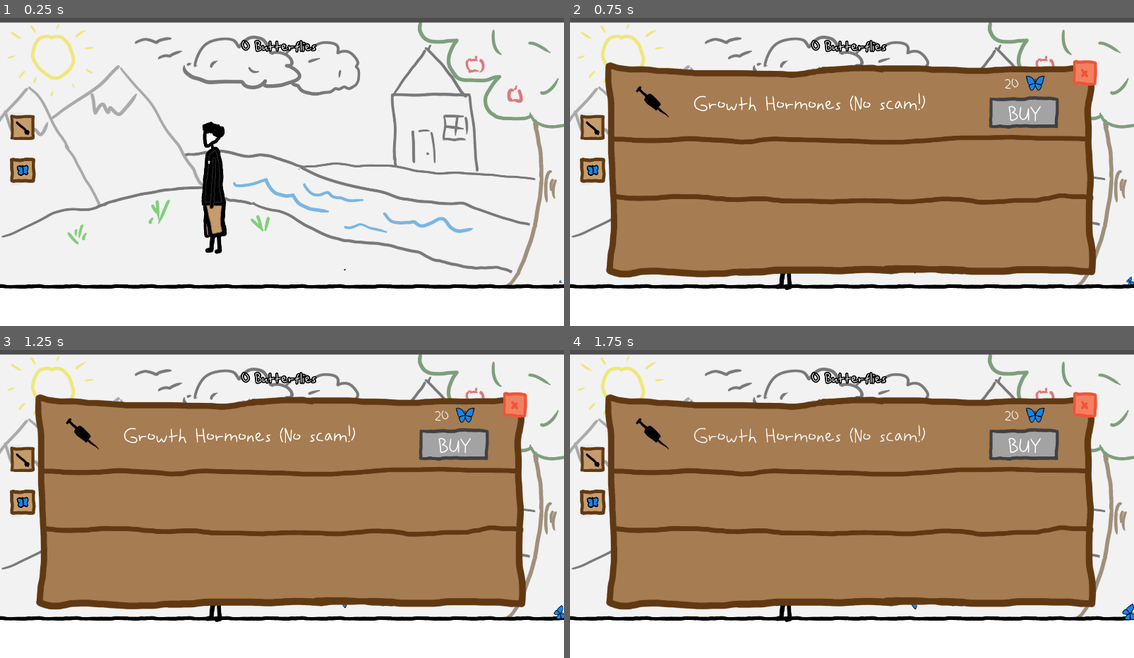
Above: before the commit, frames 1-4 (two rows, left to right).
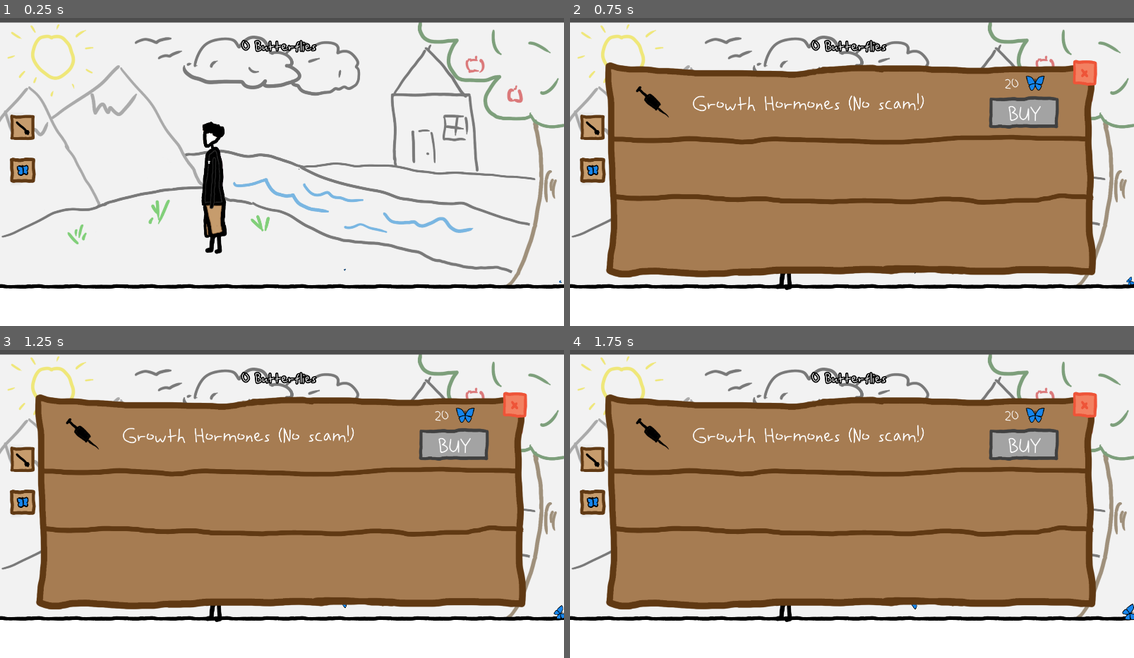
Above: after the commit, the same moments.

Repository: Wish-Granted/Godot-1st-Anniversary-Game
Game: Godot game, scene res://internal/butterflies/Scenes/game_butterfly.tscn
The game is run twice, just before and just after one commit, with the same random seed, the same clock (stepped at 60 frames per second) and the same inputs.
Inputs (mouse positions are in pixels of both pictures, inside the frame that each line leads up to):
- Up to frame 1 (0.25 s): no input
- Up to frame 2 (0.75 s): click (592, 135) at 0.5 s
- Up to frame 3 (1.25 s): no input
- Up to frame 4 (1.75 s): click (840, 433) at 1.25 s, where only the run before the commit has a clickable "Growth Hormones (No scam!)"

Frame 1 is identical in both runs. In frame 2, 0.6% of the frame differs, in the area x 21-63%, y 24-31%; in frame 3, 0.6%; in frame 4, 0.6%.

Commit message:
Add shop assets and butterfly variations
Add new shop textures and import metadata (better_drawings, shop_butterfly_chocolate_roses, chocolate_rose) and update the butterfly sprite sheet. Expand internal/butterflies/Scenes/butterfly.tscn with multiple AtlasTexture sub-resources and new SpriteFrames animations for several butterfly variations (basic, rizz, dylan, francia, etc.), and change the AnimatedSprite2D default/autoplay to use the new variation-specific animations. Update internal/butterflies/Scenes/shop.tscn to include the new textures, replace several Button/TextureButton nodes with Label/TextureRect nodes, tweak labels/text, set the Shop Butterfly panel to hidden, and apply new textures/materials. Modify internal/butterflies/Scripts/butterfly.gd to add a butterfly_variation variable and play variant-specific flapping/idle animations (e.g. "%s_flapping", "%s_idle") to support multiple butterfly types.

Diff:
--- a/internal/butterflies/Scenes/butterfly.tscn
+++ b/internal/butterflies/Scenes/butterfly.tscn
@@ -15,6 +15,54 @@
 atlas = ExtResource("1_snq70")
 region = Rect2(0, 0, 256, 256)
 
+[sub_resource type="AtlasTexture" id="AtlasTexture_8nows"]
+atlas = ExtResource("1_snq70")
+region = Rect2(0, 256, 256, 256)
+
+[sub_resource type="AtlasTexture" id="AtlasTexture_ge0ap"]
+atlas = ExtResource("1_snq70")
+region = Rect2(256, 256, 256, 256)
+
+[sub_resource type="AtlasTexture" id="AtlasTexture_egqk0"]
+atlas = ExtResource("1_snq70")
+region = Rect2(0, 256, 256, 256)
+
+[sub_resource type="AtlasTexture" id="AtlasTexture_gdasc"]
+atlas = ExtResource("1_snq70")
+region = Rect2(0, 512, 256, 256)
+
+[sub_resource type="AtlasTexture" id="AtlasTexture_tgfhe"]
+atlas = ExtResource("1_snq70")
+region = Rect2(256, 512, 256, 256)
+
+[sub_resource type="AtlasTexture" id="AtlasTexture_mnst1"]
+atlas = ExtResource("1_snq70")
+region = Rect2(0, 512, 256, 256)
+
+[sub_resource type="AtlasTexture" id="AtlasTexture_d4djh"]
+atlas = ExtResource("1_snq70")
+region = Rect2(512, 0, 256, 256)
+
+[sub_resource type="AtlasTexture" id="AtlasTexture_sb6d8"]
+atlas = ExtResource("1_snq70")
+region = Rect2(768, 0, 256, 256)
+
+[sub_resource type="AtlasTexture" id="AtlasTexture_vi683"]
+atlas = ExtResource("1_snq70")
+region = Rect2(512, 0, 256, 256)
+
+[sub_resource type="AtlasTexture" id="AtlasTexture_t00gx"]
+atlas = ExtResource("1_snq70")
+region = Rect2(512, 256, 256, 256)
+
+[sub_resource type="AtlasTexture" id="AtlasTexture_mul1g"]
+atlas = ExtResource("1_snq70")
+region = Rect2(768, 256, 256, 256)
+
+[sub_resource type="AtlasTexture" id="AtlasTexture_fqkjv"]
+atlas = ExtResource("1_snq70")
+region = Rect2(512, 256, 256, 256)
+
 [sub_resource type="SpriteFrames" id="SpriteFrames_l48ao"]
 animations = [{
 "frames": [{
@@ -25,7 +73,7 @@
 "texture": SubResource("AtlasTexture_jb300")
 }],
 "loop": true,
-"name": &"flapping",
+"name": &"basic_flapping",
 "speed": 7.0
 }, {
 "frames": [{
@@ -33,7 +81,83 @@
 "texture": SubResource("AtlasTexture_ixo6o")
 }],
 "loop": true,
-"name": &"idle",
+"name": &"basic_idle",
+"speed": 5.0
+}, {
+"frames": [{
+"duration": 1.0,
+"texture": SubResource("AtlasTexture_8nows")
+}, {
+"duration": 1.0,
+"texture": SubResource("AtlasTexture_ge0ap")
+}],
+"loop": true,
+"name": &"basic_rizz_flapping",
+"speed": 7.0
+}, {
+"frames": [{
+"duration": 1.0,
+"texture": SubResource("AtlasTexture_egqk0")
+}],
+"loop": true,
+"name": &"basic_rizz_idle",
+"speed": 5.0
+}, {
+"frames": [{
+"duration": 1.0,
+"texture": SubResource("AtlasTexture_gdasc")
+}, {
+"duration": 1.0,
+"texture": SubResource("AtlasTexture_tgfhe")
+}],
+"loop": true,
+"name": &"dylan_flapping",
+"speed": 7.0
+}, {
+"frames": [{
+"duration": 1.0,
+"texture": SubResource("AtlasTexture_mnst1")
+}],
+"loop": true,
+"name": &"dylan_idle",
+"speed": 5.0
+}, {
+"frames": [{
+"duration": 1.0,
+"texture": SubResource("AtlasTexture_d4djh")
+}, {
+"duration": 1.0,
+"texture": SubResource("AtlasTexture_sb6d8")
+}],
+"loop": true,
+"name": &"francia_flapping",
+"speed": 7.0
+}, {
+"frames": [{
+"duration": 1.0,
+"texture": SubResource("AtlasTexture_vi683")
+}],
+"loop": true,
+"name": &"francia_idle",
+"speed": 5.0
+}, {
+"frames": [{
+"duration": 1.0,
+"texture": SubResource("AtlasTexture_t00gx")
+}, {
+"duration": 1.0,
+"texture": SubResource("AtlasTexture_mul1g")
+}],
+"loop": true,
+"name": &"francia_rizz_flapping",
+"speed": 7.0
+}, {
+"frames": [{
+"duration": 1.0,
+"texture": SubResource("AtlasTexture_fqkjv")
+}],
+"loop": true,
+"name": &"francia_rizz_idle",
 "speed": 5.0
 }]
 
@@ -57,8 +181,8 @@
 
 [node name="AnimatedSprite2D" type="AnimatedSprite2D" parent="CollisionPolygon2D" unique_id=1560919267]
 sprite_frames = SubResource("SpriteFrames_l48ao")
-animation = &"flapping"
-autoplay = "idle"
+animation = &"dylan_idle"
+autoplay = "basic_idle"
 
 [node name="RayCast2D" type="RayCast2D" parent="." unique_id=1758540208]
 top_level = true
--- a/internal/butterflies/Scenes/shop.tscn
+++ b/internal/butterflies/Scenes/shop.tscn
@@ -12,6 +12,8 @@
 [ext_resource type="Shader" uid="uid://phl7m58wcigg" path="res://internal/butterflies/Assests/Grey.gdshader" id="7_ocfam"]
 [ext_resource type="Texture2D" uid="uid://sdn5oyb8p8in" path="res://internal/butterflies/Assests/Shop/close_button.png" id="10_ocfam"]
 [ext_resource type="Texture2D" uid="uid://dxdmf7clwwucx" path="res://internal/butterflies/Assests/Shop/shop_butterfly_rizz.png" id="11_ocfam"]
+[ext_resource type="Texture2D" uid="uid://fy62nb6f3wop" path="res://internal/butterflies/Assests/Shop/shop_butterfly_chocolate_roses.png" id="11_tgn1t"]
+[ext_resource type="Texture2D" uid="uid://paqvkilqbey1" path="res://internal/butterflies/Assests/Shop/better_drawings.png" id="13_gnrr2"]
 
 [sub_resource type="ShaderMaterial" id="ShaderMaterial_ebap1"]
 shader = ExtResource("2_sclc0")
@@ -44,10 +46,6 @@
 [sub_resource type="ShaderMaterial" id="ShaderMaterial_pm50p"]
 shader = ExtResource("7_ocfam")
 shader_parameter/onoff = 1.0
-
-[sub_resource type="ShaderMaterial" id="ShaderMaterial_bu4i4"]
-shader = ExtResource("2_sclc0")
-shader_parameter/onoff = 0.0
 
 [sub_resource type="LabelSettings" id="LabelSettings_ocfam"]
 line_spacing = 0.0
@@ -66,13 +64,13 @@
 shader = ExtResource("7_ocfam")
 shader_parameter/onoff = 1.0
 
+[sub_resource type="ShaderMaterial" id="ShaderMaterial_40pah"]
+shader = ExtResource("7_ocfam")
+shader_parameter/onoff = 1.0
+
 [sub_resource type="ShaderMaterial" id="ShaderMaterial_quucq"]
 shader = ExtResource("2_sclc0")
 shader_parameter/onoff = 0.0
-
-[sub_resource type="ShaderMaterial" id="ShaderMaterial_40pah"]
-shader = ExtResource("7_ocfam")
-shader_parameter/onoff = 1.0
 
 [node name="shop" type="TextureRect" unique_id=731039237]
 anchors_preset = 8
@@ -110,17 +108,14 @@
 texture = ExtResource("3_3hl3v")
 stretch_mode = 2
 
-[node name="Label" type="Button" parent="Shop Arm/Arm1" unique_id=1850346464]
+[node name="Label" type="Label" parent="Shop Arm/Arm1" unique_id=526370273]
 custom_minimum_size = Vector2(1000, 0)
 layout_mode = 2
-size_flags_vertical = 4
 theme_override_colors/font_color = Color(1, 1, 1, 1)
 theme_override_colors/font_outline_color = Color(0, 0, 0, 1)
 theme_override_fonts/font = ExtResource("5_sclc0")
 theme_override_font_sizes/font_size = 96
 text = "Growth Hormones (No scam!)"
-flat = true
-alignment = 0
 
 [node name="CostBuy" type="VBoxContainer" parent="Shop Arm/Arm1" unique_id=19852041]
 layout_mode = 2
@@ -173,17 +168,14 @@
 texture = ExtResource("5_4p2ie")
 stretch_mode = 2
 
-[node name="Label" type="Button" parent="Shop Arm/Arm2" unique_id=217296615]
+[node name="Label" type="Label" parent="Shop Arm/Arm2" unique_id=149545117]
 custom_minimum_size = Vector2(1000, 0)
 layout_mode = 2
-size_flags_vertical = 4
 theme_override_colors/font_color = Color(1, 1, 1, 1)
 theme_override_colors/font_outline_color = Color(0, 0, 0, 1)
 theme_override_fonts/font = ExtResource("5_sclc0")
 theme_override_font_sizes/font_size = 96
 text = "A net..."
-flat = true
-alignment = 0
 
 [node name="CostBuy" type="VBoxContainer" parent="Shop Arm/Arm2" unique_id=2067673349]
 layout_mode = 2
@@ -229,7 +221,7 @@
 custom_minimum_size = Vector2(1456, 197)
 layout_mode = 2
 
-[node name="Icon2" type="TextureRect" parent="Shop Arm/Arm3" unique_id=1660123311]
+[node name="Icon" type="TextureRect" parent="Shop Arm/Arm3" unique_id=1660123311]
 material = SubResource("ShaderMaterial_gnrr2")
 custom_minimum_size = Vector2(192, 0)
 layout_mode = 2
@@ -237,7 +229,7 @@
 texture = ExtResource("6_o6a70")
 stretch_mode = 2
 
-[node name="Label" type="Button" parent="Shop Arm/Arm3" unique_id=1868485407]
+[node name="Label" type="Label" parent="Shop Arm/Arm3" unique_id=1536641362]
 custom_minimum_size = Vector2(1000, 0)
 layout_mode = 2
 theme_override_colors/font_color = Color(1, 1, 1, 1)
@@ -245,8 +237,6 @@
 theme_override_fonts/font = ExtResource("5_sclc0")
 theme_override_font_sizes/font_size = 96
 text = "Women, am I right??"
-flat = true
-alignment = 0
 
 [node name="CostBuy" type="VBoxContainer" parent="Shop Arm/Arm3" unique_id=2124328214]
 layout_mode = 2
@@ -288,6 +278,7 @@
 label_settings = SubResource("LabelSettings_tgn1t")
 
 [node name="Shop Butterfly" type="VBoxContainer" parent="." unique_id=2051543196]
+visible = false
 layout_mode = 0
 offset_left = 120.0
 offset_top = 75.0
@@ -299,12 +290,12 @@
 custom_minimum_size = Vector2(1456, 197)
 layout_mode = 2
 
-[node name="Icon" type="TextureButton" parent="Shop Butterfly/Upgrade1" unique_id=1531337351]
-material = SubResource("ShaderMaterial_bu4i4")
-custom_minimum_size = Vector2(192, 0)
-layout_mode = 2
-size_flags_vertical = 4
-texture_normal = ExtResource("3_3hl3v")
+[node name="Icon" type="TextureRect" parent="Shop Butterfly/Upgrade1" unique_id=1699175089]
+custom_minimum_size = Vector2(192, 0)
+layout_mode = 2
+size_flags_vertical = 4
+texture = ExtResource("11_tgn1t")
+stretch_mode = 2
 
 [node name="VBoxContainer" type="VBoxContainer" parent="Shop Butterfly/Upgrade1" unique_id=1010264500]
 layout_mode = 2
@@ -319,7 +310,7 @@
 [node name="Description" type="Label" parent="Shop Butterfly/Upgrade1/VBoxContainer" unique_id=477282051]
 layout_mode = 2
 size_flags_vertical = 2
-text = "More butterflies spawn per wave (no side effects)"
+text = "More butterflies spawn per wave! (not given out by force)"
 label_settings = SubResource("LabelSettings_gnrr2")
 
 [node name="CostBuy" type="VBoxContainer" parent="Shop Butterfly/Upgrade1" unique_id=853661144]
@@ -432,12 +423,12 @@
 custom_minimum_size = Vector2(1456, 250)
 layout_mode = 2
 
-[node name="Icon" type="TextureButton" parent="Shop Butterfly/Upgrade3" unique_id=1048533642]
-material = SubResource("ShaderMaterial_quucq")
-custom_minimum_size = Vector2(192, 0)
-layout_mode = 2
-size_flags_vertical = 4
-texture_normal = ExtResource("6_o6a70")
+[node name="Icon" type="TextureRect" parent="Shop Butterfly/Upgrade3" unique_id=852835715]
+custom_minimum_size = Vector2(192, 0)
+layout_mode = 2
+size_flags_vertical = 4
+texture = ExtResource("13_gnrr2")
+stretch_mode = 2
 
 [node name="VBoxContainer" type="VBoxContainer" parent="Shop Butterfly/Upgrade3" unique_id=605359794]
 layout_mode = 2
--- a/internal/butterflies/Scripts/butterfly.gd
+++ b/internal/butterflies/Scripts/butterfly.gd
@@ -25,6 +25,8 @@
 var target_rotation := 0.0
 var rotation_speed := 2
 var rotation_timeout = false
+
+var butterfly_variation := "basic"
 
 func _ready() -> void:
 	collision_polygon.scale = Vector2(0,0)
@@ -96,7 +98,7 @@
 	target_rotation = deg_to_rad(get_valid_rotation(-180, 180))
 	print_if_debug("Start rotate")
 	sprite_butterfly.speed_scale = 0.7
-	sprite_butterfly.play("flapping")
+	sprite_butterfly.play("%s_flapping" %butterfly_variation)
 	is_rotating = true
 	rotation_timer.start()
 
@@ -114,7 +116,7 @@
 	print_if_debug("starting idle")
 	is_idle = true
 	previous_action = "idle"
-	sprite_butterfly.play("idle")
+	sprite_butterfly.play("%s_idle" %butterfly_variation)
 	idle_timer.wait_time = randf_range(0.5, 3.0)
 	idle_timer.start()
 	await idle_timer.timeout
Binary file added: internal/butterflies/Assests/Shop/better_drawings.png
Not shown, added: internal/butterflies/Assests/Shop/better_drawings.png.import
Binary file added: internal/butterflies/Assests/Shop/shop_butterfly_chocolate_roses.png
Not shown, added: internal/butterflies/Assests/Shop/shop_butterfly_chocolate_roses.png.import
Binary file changed: internal/butterflies/Assests/butterfly_sprite_sheet.png
Binary file added: internal/butterflies/Assests/chocolate_rose.png
Not shown, added: internal/butterflies/Assests/chocolate_rose.png.import
